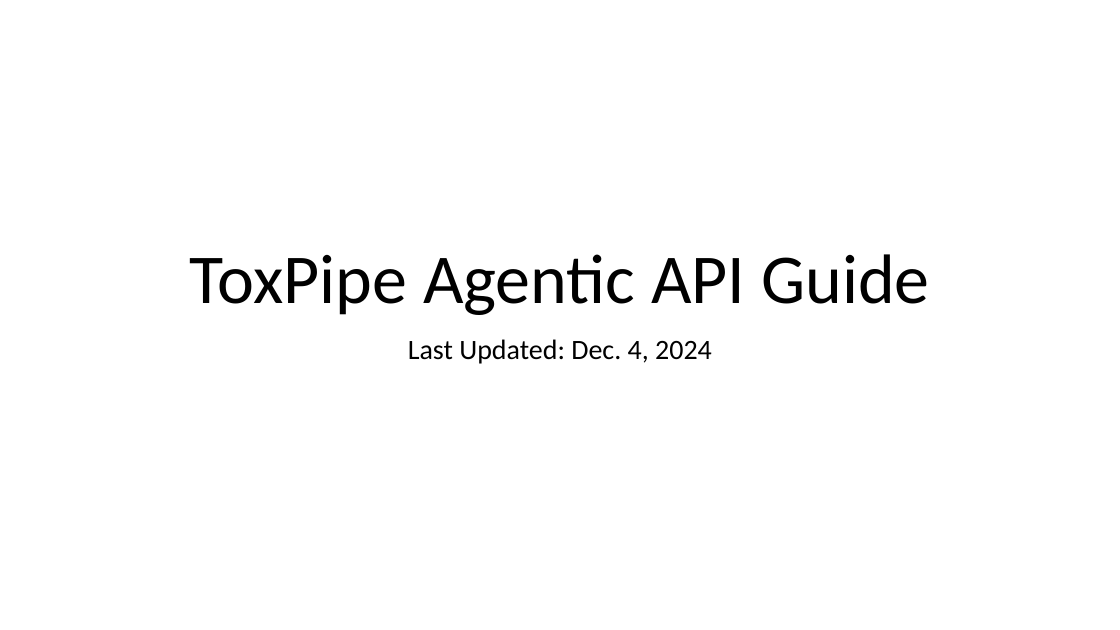
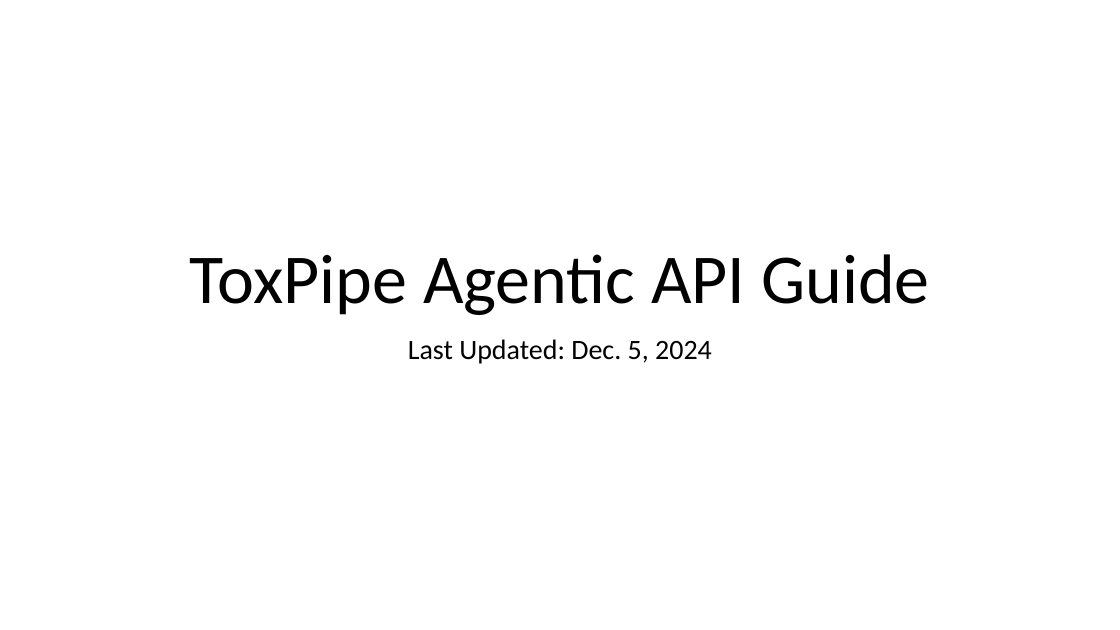
Before and after one commit to NIEHS/ToxPipe, a slide deck: slide 1 of ToxPipe API Guide.pptx. Drawn at 1120x630 pixels with LibreOffice and Linux fonts; fonts in the diff are those of the drawing. Boxes give left, top, right and bottom in pixels: in the first picture for what was removed or moved away, otherwise in the second. Text is boxed around its words. In the diff, an @@ line names an element or a change of style, - is before the commit and + after.

Commit message:
Adds step timeout to agent

```diff
--- a/ToxPipe API Guide.pptx
+++ b/ToxPipe API Guide.pptx
@@ subtitle at bbox=[408, 339, 712, 364]: text changed @@
-Last Updated: Dec. 4, 2024
+Last Updated: Dec. 5, 2024
```
Also in this commit, not shown: 3 other slides changed, 3 other files.
